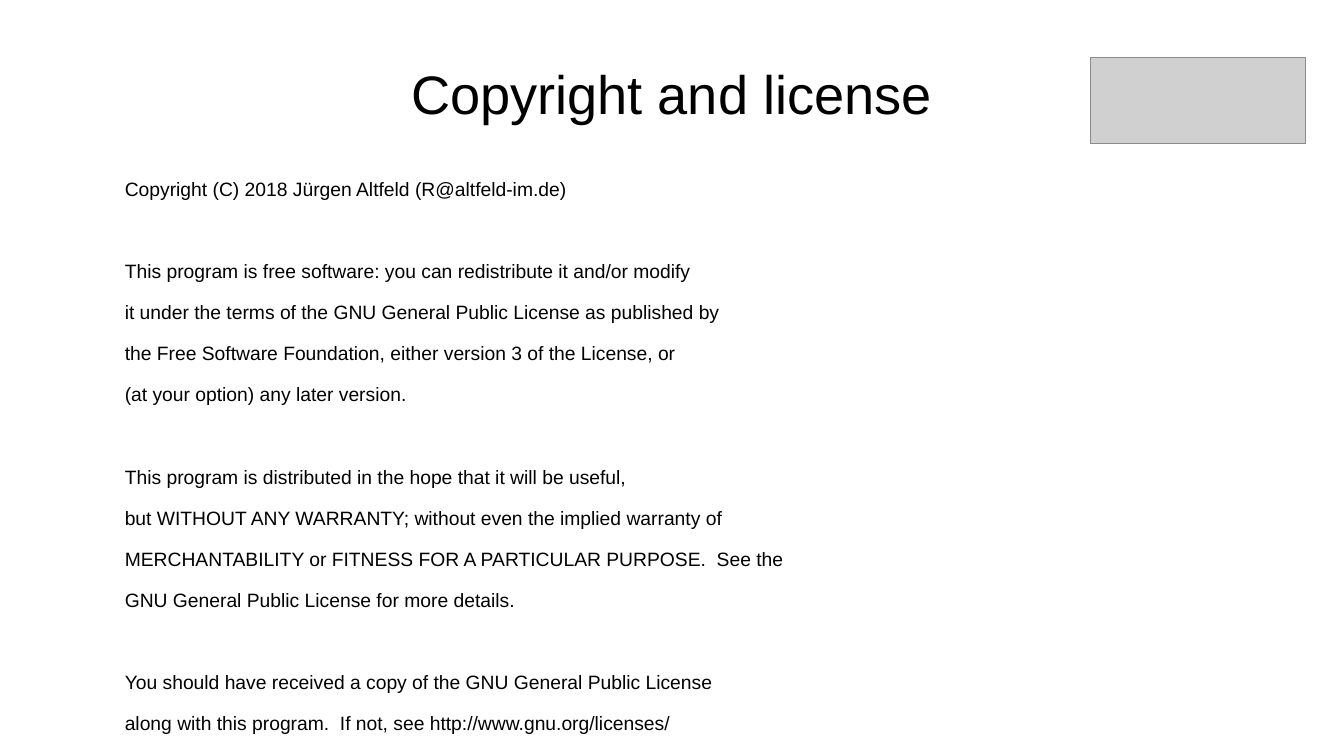
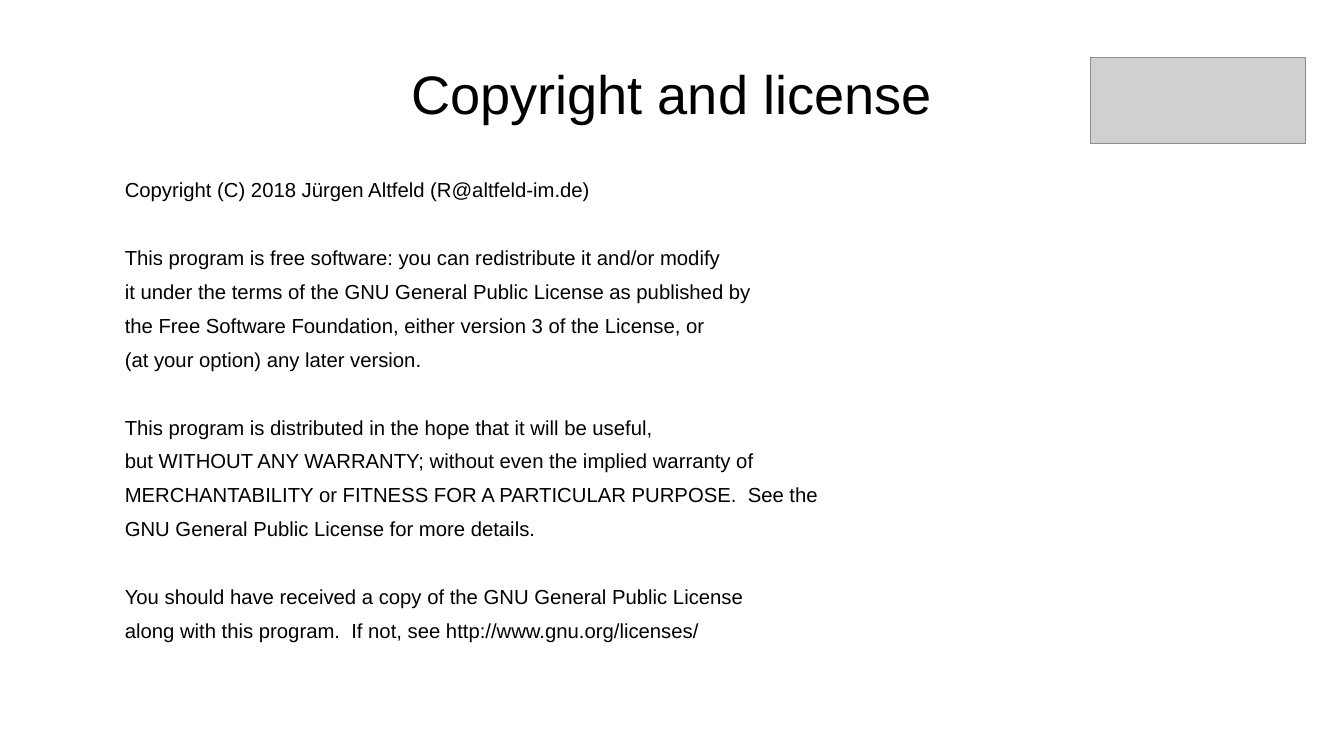
Before and after one commit to aryoda/git_essentials, a slide deck: slide 2 of Introduction to Git collaboration workflows.odp. Drawn at 1344x756 pixels with LibreOffice and Linux fonts; fonts in the diff are those of the drawing; grey boxes stand for pictures. Boxes give left, top, right and bottom in pixels: in the first picture for what was removed or moved away, otherwise in the second. Text is boxed around its words. In the diff, an @@ line names an element or a change of style, - is before the commit and + after.

Commit message:
added merging details slide

```diff
--- a/Introduction to Git collaboration workflows.odp
+++ b/Introduction to Git collaboration workflows.odp
@@ text "Copyright (C) 2018 Jürgen Altfeld ..." at (125, 182, 817, 643): size 11.4 to 12 pt; less space between paragraphs @@
```
Also in this commit, not shown: 5 other slides changed, 3 slides added.
